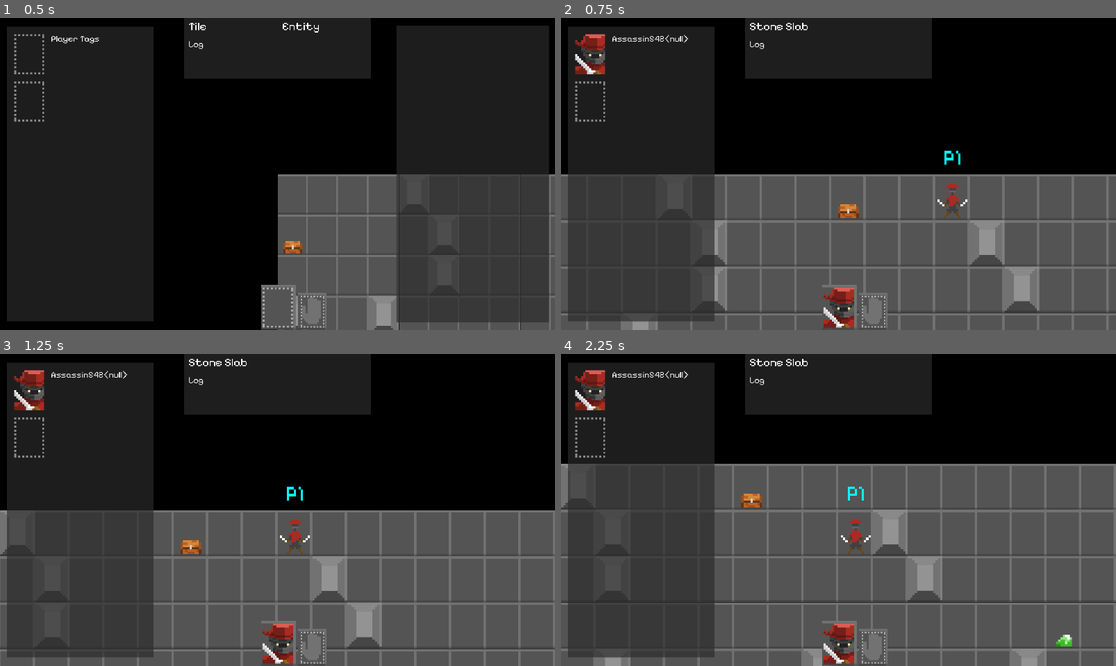
Above: before the commit, frames 1-4 (two rows, left to right).
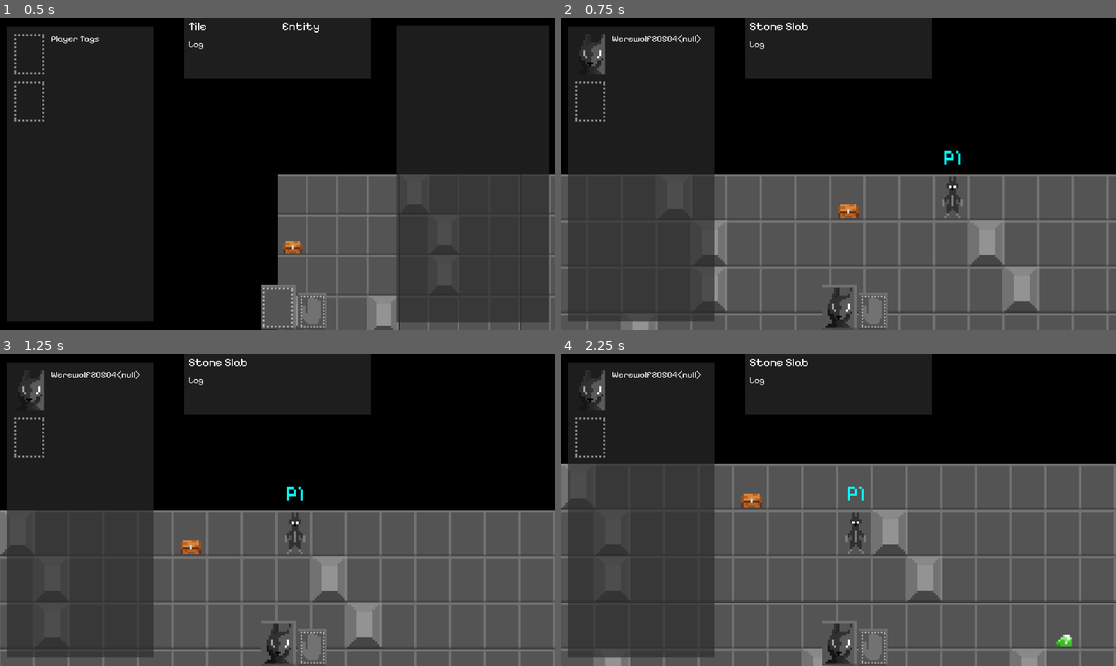
Above: after the commit, the same moments.

Repository: joshandersn/firecrest
Game: Godot game, scene res://main.tscn
The game is run twice, just before and just after one commit, with the same random seed, the same clock (stepped at 60 frames per second) and the same inputs.
Inputs (mouse positions are in pixels of both pictures, inside the frame that each line leads up to):
- Up to frame 1 (0.5 s): no input
- Up to frame 2 (0.75 s): tap Enter (ui_accept) at 0.5 s; move the mouse to (855, 192) at 0.52 s; hold D (move_right) from 0.53 s (still down); tap = (zoom_in) at 0.6 s
- Up to frame 3 (1.25 s): keep holding D (move_right); tap Enter (ui_accept) at 0.77 s
- Up to frame 4 (2.25 s): move the mouse to (577, 531) at 1.27 s; release D (move_right) at 1.28 s; hold S (move_down) 1.28-2.03 s; tap - (zoom_out) at 1.35 s; tap Enter (ui_accept) at 1.52 s; move the mouse to (583, 491) at 2.02 s; hold D (move_right) from 2.03 s (still down); tap = (zoom_in) at 2.1 s

Frame 1 is identical in both runs. In frame 2, 1.5% of the frame differs, in the area x 2-74%, y 5-100%; in frame 3, 1.5%; in frame 4, 1.5%.

Commit message:
inventory now scrolls

Diff:
--- a/main.gd
+++ b/main.gd
@@ -93,7 +93,7 @@
 func _ready() -> void:
 	generate_map(20,15)
 	populate_map()
-	spawn_entity(assassin, true)
+	spawn_entity(werewolf, true)
 	spawn_entity(chest)
 	Game.center_camera.connect(center_selection)
 
--- a/main.tscn
+++ b/main.tscn
@@ -130,16 +130,21 @@
 grow_vertical = 2
 color = Color(0.168627, 0.168627, 0.168627, 0.67451)
 
-[node name="PlayerStorageList" type="VBoxContainer" parent="UI/HUD/PlayerInvBG"]
-clip_contents = true
+[node name="ScrollContainer" type="ScrollContainer" parent="UI/HUD/PlayerInvBG"]
 layout_mode = 1
 anchors_preset = 9
 anchor_bottom = 1.0
 offset_left = 18.0
-offset_top = 500.0
-offset_right = 487.0
-offset_bottom = -35.0
-grow_vertical = 2
+offset_top = 446.0
+offset_right = 485.0
+offset_bottom = -19.0
+grow_vertical = 2
+follow_focus = true
+horizontal_scroll_mode = 0
+
+[node name="PlayerStorageList" type="VBoxContainer" parent="UI/HUD/PlayerInvBG/ScrollContainer"]
+custom_minimum_size = Vector2(467.86, 56.72)
+layout_mode = 2
 
 [node name="PlayerPortrait" type="TextureRect" parent="UI/HUD/PlayerInvBG"]
 layout_mode = 0
--- a/ui.gd
+++ b/ui.gd
@@ -12,7 +12,7 @@
 	update_ui()
 
 func storage_item_clicked(origin, item) -> void:
-	if !origin == $HUD/PlayerInvBG/PlayerStorageList:
+	if !origin == $HUD/PlayerInvBG/ScrollContainer/PlayerStorageList:
 		Game.players[0].entity.storage.append(item)
 		if Game.opened_storage_containers:
 			Game.opened_storage_containers[0].entity.storage.erase(item)
@@ -24,7 +24,7 @@
 	update_ui()
 
 func equip_item(origin, item) -> void:
-	if !origin == $HUD/PlayerInvBG/PlayerStorageList:
+	if !origin == $HUD/PlayerInvBG/ScrollContainer/PlayerStorageList:
 		storage_item_clicked(origin, item)
 	if item.mass < Game.players[0].entity.strength:
 		Game.players[0].entity.wielded = item
@@ -48,7 +48,7 @@
 			$HUD/PlayerInvBG/PlayerWielded.texture = player.wielded.artwork
 			$HUD/PlayerWield.texture = player.wielded.artwork
 		$HUD/PlayerInvBG/PlayerTags.text = player_stats
-		update_storage_list($HUD/PlayerInvBG/PlayerStorageList, player.storage)
+		update_storage_list($HUD/PlayerInvBG/ScrollContainer/PlayerStorageList, player.storage)
 	$HUD/StorageBG.visible = !(Game.opened_storage_contents == [])
 
 func update_storage_list(list, contents) -> void:
